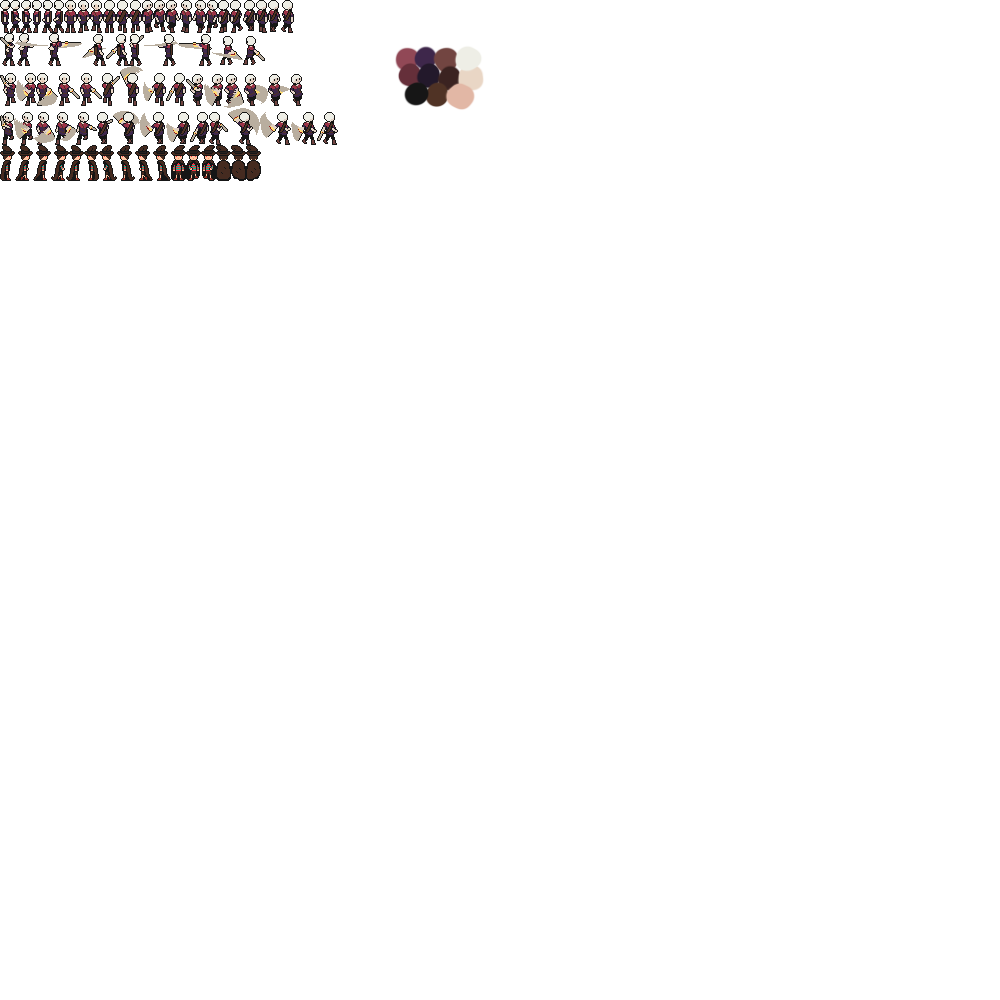
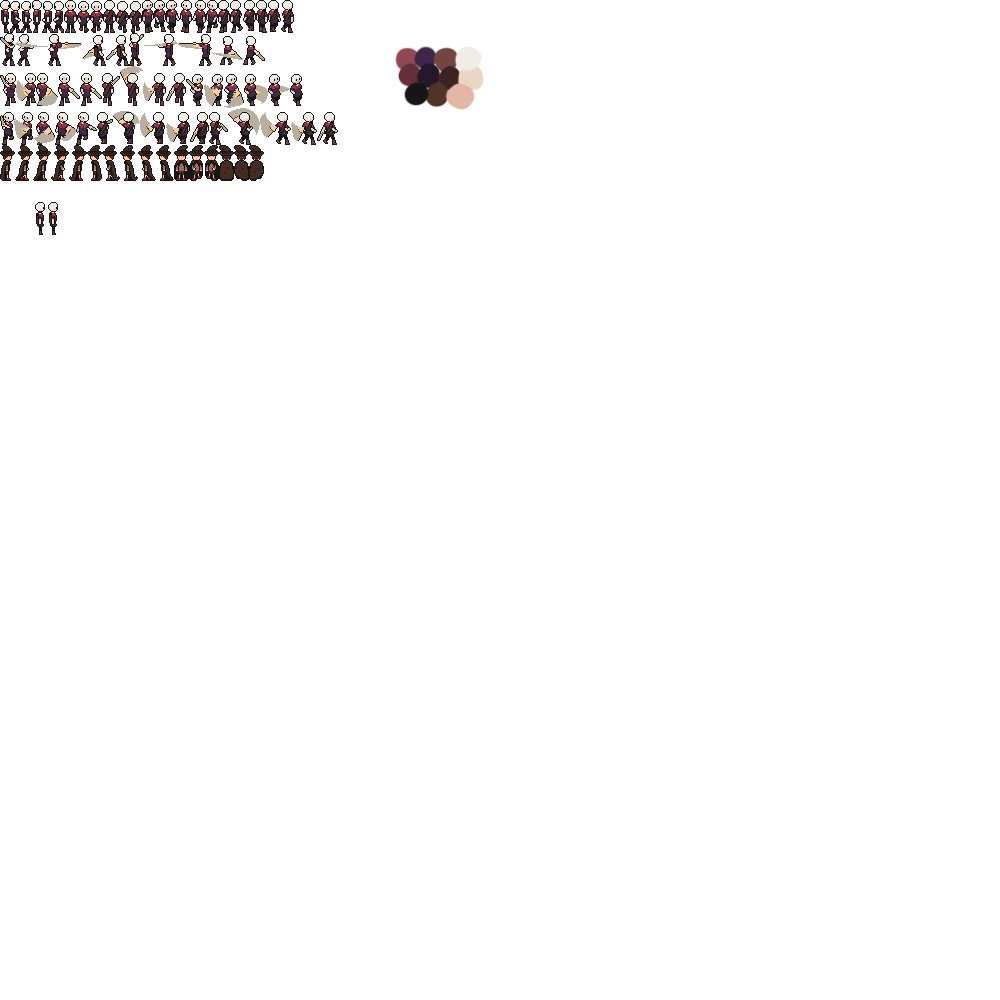
Revision of a layered (1000, 1000) image; what changed, layer by layer:
renamed "Layer 49" to "Layer 53", painted on it over [1, 0, 264, 235]
removed layer "Layer 62" over [216, 145, 261, 181]
removed layer "Layer 58" over [153, 145, 216, 181]
removed layer "Layer 54" over [84, 145, 153, 181]
removed layer "Layer 55" over [66, 145, 84, 181]
